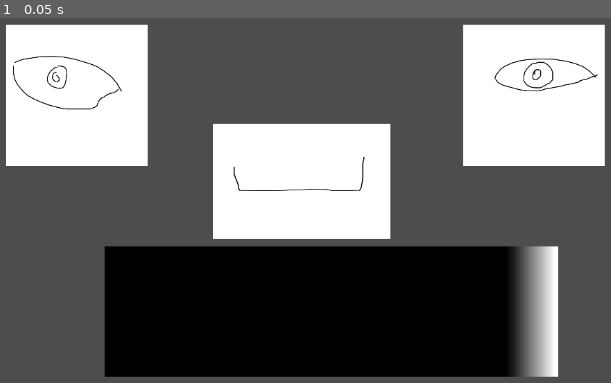
Above: before the commit, frame 1.
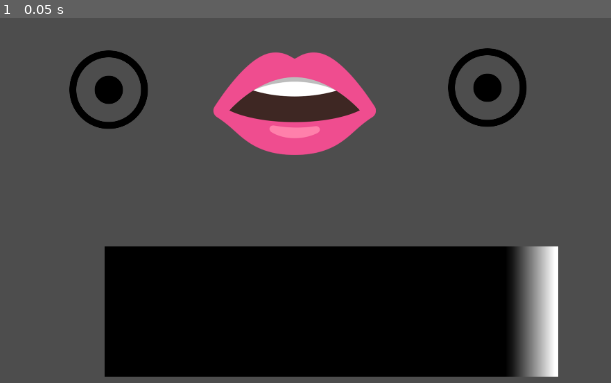
Above: after the commit, the same moment.

Repository: AlexandreAAA/Doc-Machine
Game: Godot game, scene res://Scene/main.tscn
Same seed, same stepped clock (60 frames per second), same inputs: the game is played once before the commit and once after it.
Inputs:
- Up to frame 1 (0.05 s): no input

The runs differ from the first frame. In frame 1, 31% of the frame differs, in the area x 0-100%, y 1-61%.

Commit message:
import assets
assets png importés
set up individuel dans les frames des animated sprites

Diff:
--- a/Scene/robot.tscn
+++ b/Scene/robot.tscn
@@ -1,14 +1,85 @@
-[gd_scene load_steps=9 format=3 uid="uid://b1bu8m14gmsvv"]
+[gd_scene load_steps=32 format=3 uid="uid://b1bu8m14gmsvv"]
 
 [ext_resource type="Script" path="res://Script/robot.gd" id="1_6dm20"]
-[ext_resource type="Texture2D" uid="uid://cuh3nli3ir42e" path="res://Assets/Visuel/placeholder_eye_2.png" id="2_ka5wi"]
-[ext_resource type="Texture2D" uid="uid://dsdlxlnd734b4" path="res://Assets/Visuel/placeholder_eye_1.png" id="3_pguk4"]
+[ext_resource type="Texture2D" uid="uid://cy4wvrciqtja3" path="res://Assets/Visuel/placeholder_eye_2.png" id="2_ka5wi"]
+[ext_resource type="Texture2D" uid="uid://dbrc7c7td8pq7" path="res://Assets/Visuel/Yeux/oeil_rond.png" id="2_y6ufc"]
+[ext_resource type="Texture2D" uid="uid://bt500mcf1nlax" path="res://Assets/Visuel/Yeux/oeil_sourcil_2.png" id="3_btpc7"]
+[ext_resource type="Texture2D" uid="uid://c8od0i7mqrslu" path="res://Assets/Visuel/placeholder_eye_1.png" id="3_pguk4"]
 [ext_resource type="PackedScene" uid="uid://50bjnx0hrj6d" path="res://Scene/control.tscn" id="4_50f1p"]
-[ext_resource type="Texture2D" uid="uid://b3i0p84q6rupr" path="res://Assets/Visuel/placeholder_mouth.png" id="4_hpuij"]
+[ext_resource type="Texture2D" uid="uid://cw05ltirwkjeq" path="res://Assets/Visuel/placeholder_mouth.png" id="4_hpuij"]
+[ext_resource type="Texture2D" uid="uid://blti4qecjkxfh" path="res://Assets/Visuel/Yeux/oeil_sourcil.png" id="4_qajsd"]
+[ext_resource type="Texture2D" uid="uid://bl31r0ekkfh1c" path="res://Assets/Visuel/Yeux/oeil_crash.png" id="5_6nvp5"]
+[ext_resource type="Texture2D" uid="uid://56rksj8wwp6a" path="res://Assets/Visuel/Yeux/oeil_chapeau.png" id="6_hxxql"]
+[ext_resource type="Texture2D" uid="uid://dwbso736j82pr" path="res://Assets/Visuel/Yeux/oeil_diese.png" id="7_4y5mm"]
+[ext_resource type="Texture2D" uid="uid://ciend4iqkgryi" path="res://Assets/Visuel/Yeux/oeil_e_aigu.png" id="8_tpf4j"]
+[ext_resource type="Texture2D" uid="uid://bllwha3ayqbj8" path="res://Assets/Visuel/Yeux/oeil_e_droit.png" id="9_ntr3j"]
+[ext_resource type="Texture2D" uid="uid://dpe5b0nu73s5k" path="res://Assets/Visuel/Yeux/oeil_o_aigu.png" id="10_h6wdd"]
+[ext_resource type="Texture2D" uid="uid://d4csii05lqr72" path="res://Assets/Visuel/Yeux/oeil_o_droit.png" id="11_2afmh"]
+[ext_resource type="Texture2D" uid="uid://b58armkq06a8e" path="res://Assets/Visuel/Yeux/oeil_u_aigu.png" id="12_x4j4o"]
+[ext_resource type="Texture2D" uid="uid://boeshuxe2q060" path="res://Assets/Visuel/Yeux/oeil_u_droit.png" id="13_uvja1"]
+[ext_resource type="Texture2D" uid="uid://efjx5oy6ptb" path="res://Assets/Visuel/Yeux/oeil_petit_carré.png" id="14_6uoc8"]
+[ext_resource type="Texture2D" uid="uid://2i404m5gak7" path="res://Assets/Visuel/Yeux/oeil_point_virgule.png" id="15_q10cy"]
+[ext_resource type="Texture2D" uid="uid://bfxs8ofxcr57e" path="res://Assets/Visuel/Yeux/oeil_rectangle.png" id="16_xxso6"]
+[ext_resource type="Texture2D" uid="uid://bbtxu34hirmsq" path="res://Assets/Visuel/Yeux/oeil_regard_suggestif.png" id="17_skbya"]
+[ext_resource type="Texture2D" uid="uid://ccb6pdmgrvv43" path="res://Assets/Visuel/Bouche/bouche_emoji.png" id="20_sslui"]
+[ext_resource type="Texture2D" uid="uid://dok80ky3sp1uk" path="res://Assets/Visuel/Bouche/bouche_ast.png" id="21_1d7bw"]
+[ext_resource type="Texture2D" uid="uid://bvc1jmm8qax3i" path="res://Assets/Visuel/Bouche/bouche_rectangle.png" id="22_u4cyp"]
+[ext_resource type="Texture2D" uid="uid://c07hje2nsw3mb" path="res://Assets/Visuel/Bouche/bouche_points.png" id="23_s2ia1"]
+[ext_resource type="Texture2D" uid="uid://dks24gii3x1cq" path="res://Assets/Visuel/Bouche/bouche_crash.png" id="24_fui05"]
+[ext_resource type="Texture2D" uid="uid://bvrjtmms5uuc2" path="res://Assets/Visuel/Bouche/bouche_muette.png" id="25_lt07i"]
+[ext_resource type="Texture2D" uid="uid://b73oeyg82ulan" path="res://Assets/Visuel/Bouche/bouche_vista_load.png" id="27_4snqi"]
 
 [sub_resource type="SpriteFrames" id="SpriteFrames_vepv7"]
 animations = [{
 "frames": [{
+"duration": 1.0,
+"texture": ExtResource("2_y6ufc")
+}, {
+"duration": 1.0,
+"texture": ExtResource("3_btpc7")
+}, {
+"duration": 1.0,
+"texture": ExtResource("4_qajsd")
+}, {
+"duration": 1.0,
+"texture": ExtResource("5_6nvp5")
+}, {
+"duration": 1.0,
+"texture": ExtResource("6_hxxql")
+}, {
+"duration": 1.0,
+"texture": ExtResource("7_4y5mm")
+}, {
+"duration": 1.0,
+"texture": ExtResource("8_tpf4j")
+}, {
+"duration": 1.0,
+"texture": ExtResource("9_ntr3j")
+}, {
+"duration": 1.0,
+"texture": ExtResource("10_h6wdd")
+}, {
+"duration": 1.0,
+"texture": ExtResource("11_2afmh")
+}, {
+"duration": 1.0,
+"texture": ExtResource("12_x4j4o")
+}, {
+"duration": 1.0,
+"texture": ExtResource("13_uvja1")
+}, {
+"duration": 1.0,
+"texture": ExtResource("14_6uoc8")
+}, {
+"duration": 1.0,
+"texture": ExtResource("15_q10cy")
+}, {
+"duration": 1.0,
+"texture": ExtResource("16_xxso6")
+}, {
+"duration": 1.0,
+"texture": ExtResource("17_skbya")
+}, {
 "duration": 1.0,
 "texture": ExtResource("2_ka5wi")
 }],
@@ -21,6 +92,54 @@
 animations = [{
 "frames": [{
 "duration": 1.0,
+"texture": ExtResource("2_y6ufc")
+}, {
+"duration": 1.0,
+"texture": ExtResource("4_qajsd")
+}, {
+"duration": 1.0,
+"texture": ExtResource("3_btpc7")
+}, {
+"duration": 1.0,
+"texture": ExtResource("6_hxxql")
+}, {
+"duration": 1.0,
+"texture": ExtResource("7_4y5mm")
+}, {
+"duration": 1.0,
+"texture": ExtResource("8_tpf4j")
+}, {
+"duration": 1.0,
+"texture": ExtResource("9_ntr3j")
+}, {
+"duration": 1.0,
+"texture": ExtResource("10_h6wdd")
+}, {
+"duration": 1.0,
+"texture": ExtResource("11_2afmh")
+}, {
+"duration": 1.0,
+"texture": ExtResource("12_x4j4o")
+}, {
+"duration": 1.0,
+"texture": ExtResource("13_uvja1")
+}, {
+"duration": 1.0,
+"texture": ExtResource("5_6nvp5")
+}, {
+"duration": 1.0,
+"texture": ExtResource("14_6uoc8")
+}, {
+"duration": 1.0,
+"texture": ExtResource("15_q10cy")
+}, {
+"duration": 1.0,
+"texture": ExtResource("16_xxso6")
+}, {
+"duration": 1.0,
+"texture": ExtResource("17_skbya")
+}, {
+"duration": 1.0,
 "texture": ExtResource("3_pguk4")
 }],
 "loop": true,
@@ -32,7 +151,28 @@
 animations = [{
 "frames": [{
 "duration": 1.0,
+"texture": ExtResource("20_sslui")
+}, {
+"duration": 1.0,
+"texture": ExtResource("21_1d7bw")
+}, {
+"duration": 1.0,
+"texture": ExtResource("22_u4cyp")
+}, {
+"duration": 1.0,
+"texture": ExtResource("23_s2ia1")
+}, {
+"duration": 1.0,
+"texture": ExtResource("24_fui05")
+}, {
+"duration": 1.0,
+"texture": ExtResource("25_lt07i")
+}, {
+"duration": 1.0,
 "texture": ExtResource("4_hpuij")
+}, {
+"duration": 1.0,
+"texture": ExtResource("27_4snqi")
 }],
 "loop": true,
 "name": &"default",
@@ -45,22 +185,23 @@
 left_eye_sprite = NodePath("Node2D/Left_Eye")
 right_eye_sprite = NodePath("Node2D/Right_Eye")
 mouth_sprite = NodePath("Node2D/Mouth")
+metadata/_edit_horizontal_guides_ = [221.0]
 
 [node name="Node2D" type="Node2D" parent="."]
 
 [node name="Left_Eye" type="AnimatedSprite2D" parent="Node2D"]
-position = Vector2(219, 230)
+position = Vector2(265, 222)
 scale = Vector2(0.4, 0.4)
 sprite_frames = SubResource("SpriteFrames_vepv7")
 
 [node name="Right_Eye" type="AnimatedSprite2D" parent="Node2D"]
-position = Vector2(878, 230)
+position = Vector2(811, 219)
 scale = Vector2(0.4, 0.4)
 sprite_frames = SubResource("SpriteFrames_nsn7w")
 
 [node name="Mouth" type="AnimatedSprite2D" parent="Node2D"]
-position = Vector2(543, 354)
-scale = Vector2(0.5, 0.323)
+position = Vector2(533, 242)
+scale = Vector2(0.5, 0.5)
 sprite_frames = SubResource("SpriteFrames_g6ix0")
 
 [node name="Dialog_Control" parent="." instance=ExtResource("4_50f1p")]
Not shown, added: Assets/Son/Sticky_key_shift_[_YouConvert.net_].mp3.import
Binary file added: Assets/Visuel/Bouche/bouche_ast.png
Not shown, added: Assets/Visuel/Bouche/bouche_ast.png.import
Binary file added: Assets/Visuel/Bouche/bouche_crash.png
Not shown, added: Assets/Visuel/Bouche/bouche_crash.png.import
Binary file added: Assets/Visuel/Bouche/bouche_emoji.png
Not shown, added: Assets/Visuel/Bouche/bouche_emoji.png.import
Binary file added: Assets/Visuel/Bouche/bouche_muette.png
Not shown, added: Assets/Visuel/Bouche/bouche_muette.png.import
Binary file added: Assets/Visuel/Bouche/bouche_points.png
Not shown, added: Assets/Visuel/Bouche/bouche_points.png.import
Binary file added: Assets/Visuel/Bouche/bouche_rectangle.png
(and 41 more such lines)
